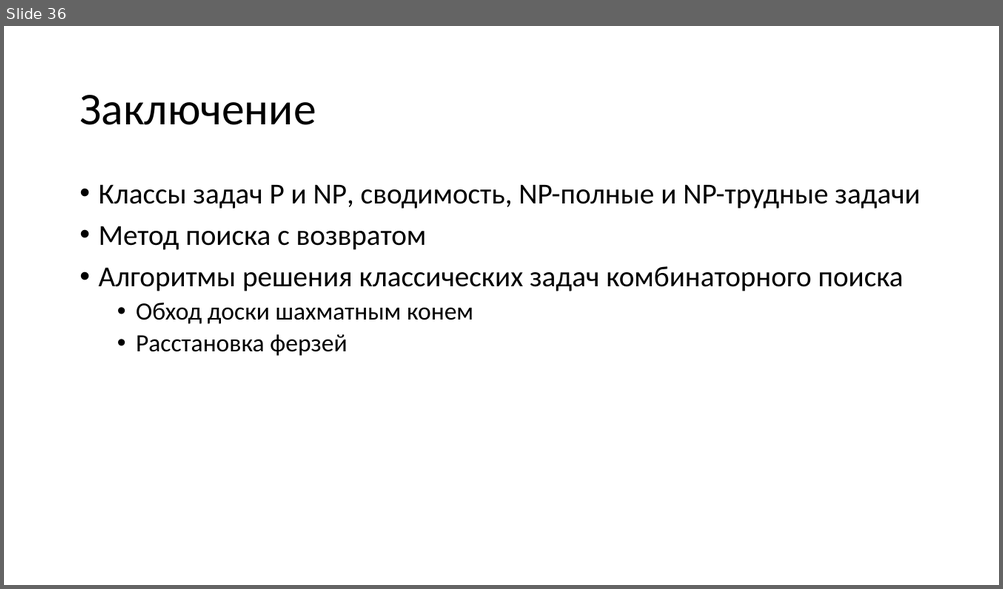
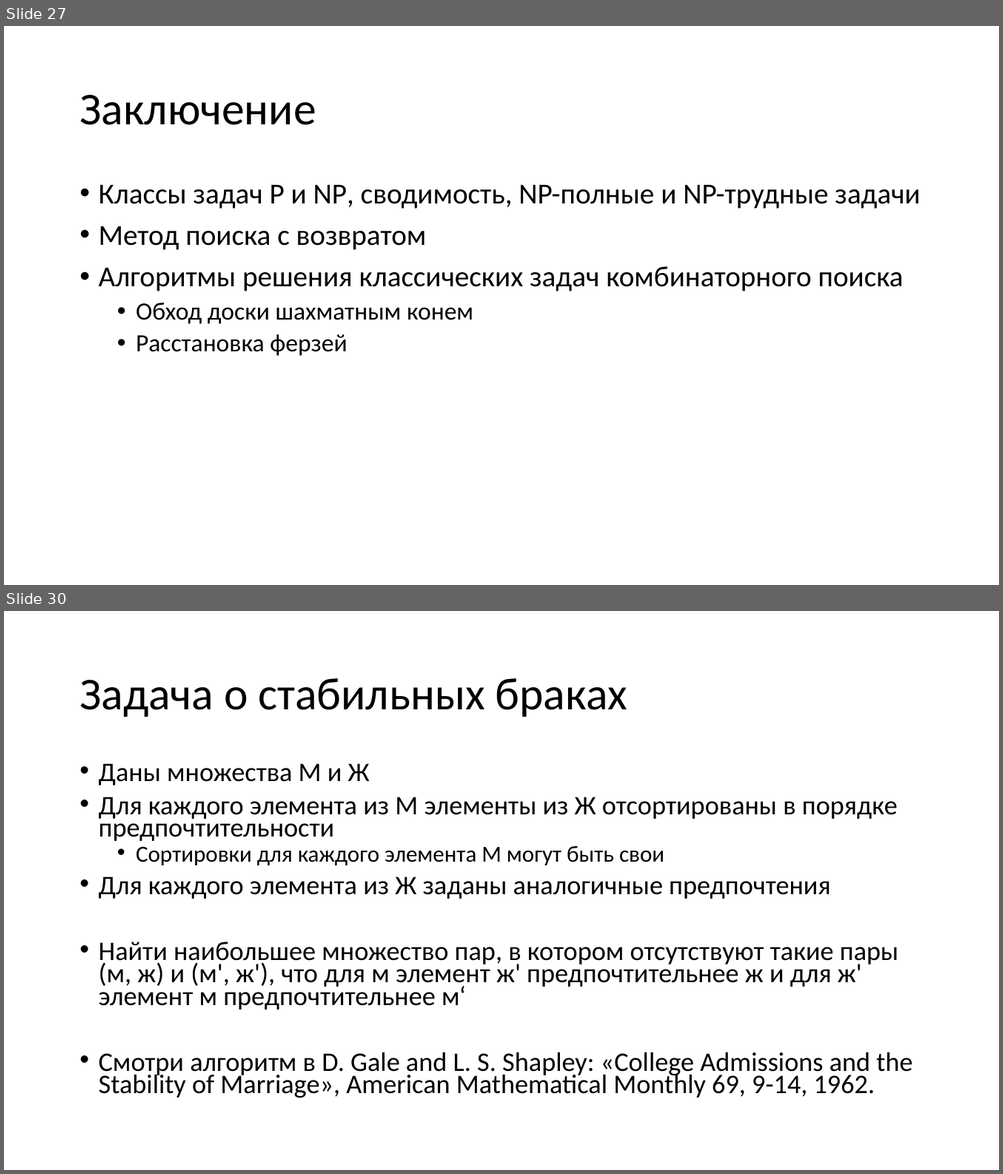
Before and after one commit to Evgueni-Petrov-aka-espetrov/Algorithms-and-Programming-in-C-pptx, a slide deck: 20 Алгоритмы с возвратом.pptx. Shown one above the other, each under a label of ours: slide 36 before the commit, slides 27 and 30 after it; the slides between them are not shown. The pictures are 1003x589 and 1003x1174 pixels, drawn with LibreOffice and Linux fonts; fonts in the diff are those of the drawing. Boxes give left, top, right and bottom in pixels: in the first picture for what was removed or moved away, otherwise in the second. Text is boxed around its words. In the diff, an @@ line names an element or a change of style, - is before the commit and + after.

```diff
--- a/20 Алгоритмы с возвратом.pptx
+++ b/20 Алгоритмы с возвратом.pptx
@@ slide 30 added at bbox=[4, 611, 999, 1170], background #FFFFFF @@
@@ title added at bbox=[79, 678, 627, 717], 44 pt, text #000000 @@
+Задача о стабильных браках
@@ text added at bbox=[99, 763, 912, 1099], 25.9 pt, text #000000 @@
+• Даны множества M и Ж
+• Для каждого элемента из М элементы из Ж отсортированы в порядке предпочтительности
+  • Сортировки для каждого элемента М могут быть свои
+• Для каждого элемента из Ж заданы аналогичные предпочтения
+• Найти наибольшее множество пар, в котором отсутствуют такие пары (м, ж) и (м', ж'), что для м элемент ж' предпочтительнее ж и для ж' элемент м предпочтительнее м‘
+• Смотри алгоритм в D. Gale and L. S. Shapley: «College Admissions and the Stability of Marriage», American Mathematical Monthly 69, 9-14, 1962.
@@ what was slide 36 is now slide 27 @@
```
Also in this commit, not shown: 5 slides changed, 16 slides removed.
